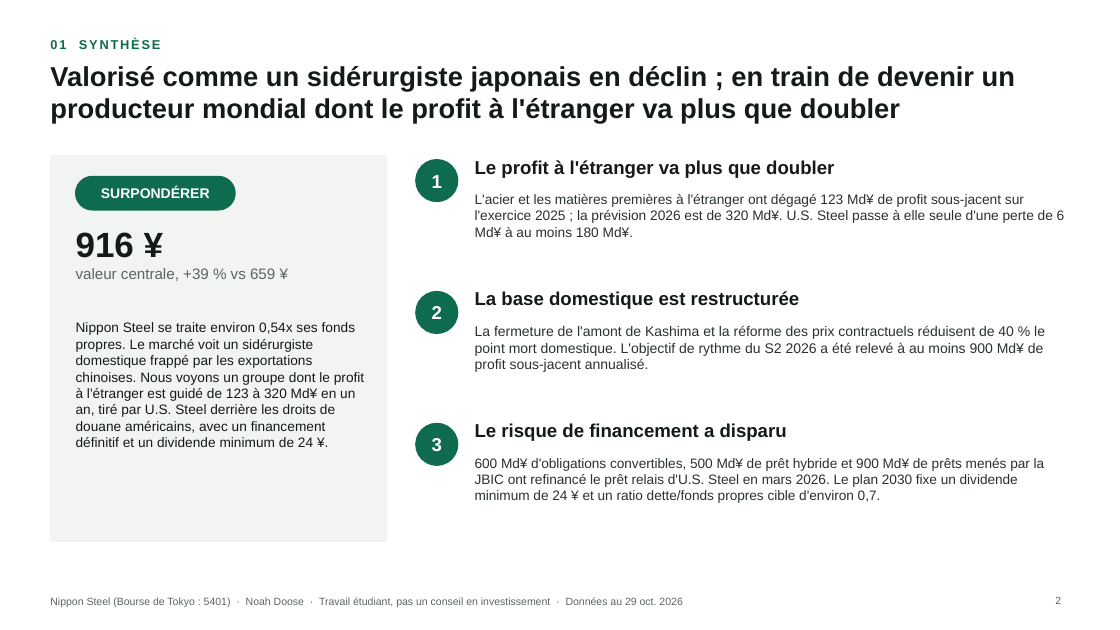
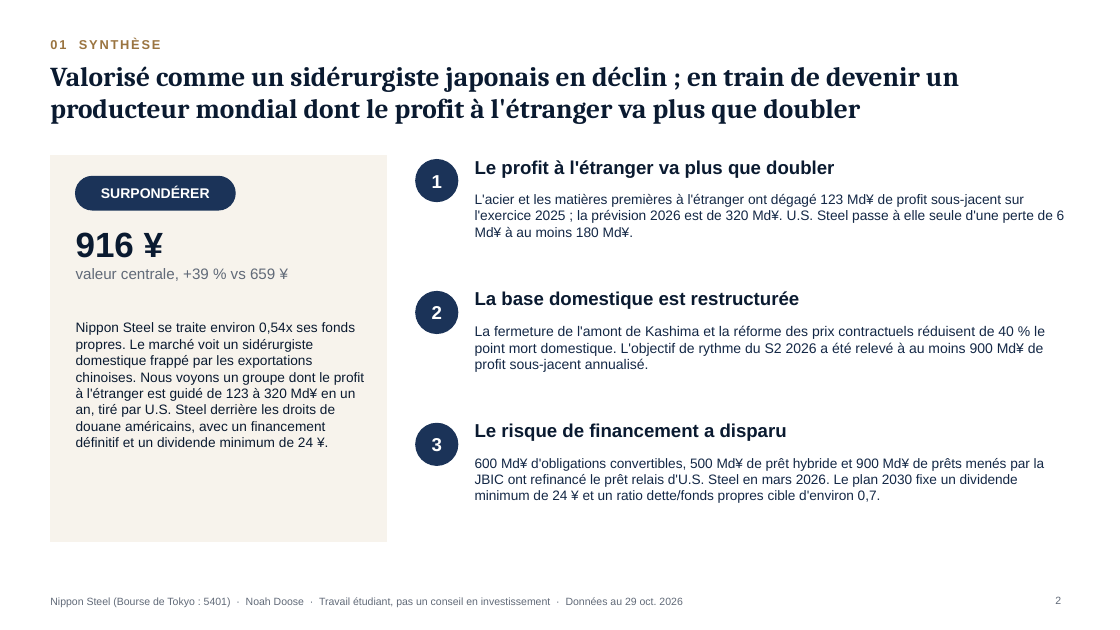
Before and after one commit to Fayzzy11/Portfolio-Project, a slide deck: slide 2 of docs/assets/pitches/5401_JP_Nippon_Steel_pitch_FR.pptx. Drawn at 1120x630 pixels with LibreOffice and Linux fonts; fonts in the diff are those of the drawing. Boxes give left, top, right and bottom in pixels: in the first picture for what was removed or moved away, otherwise in the second. Text is boxed around its words. In the diff, an @@ line names an element or a change of style, - is before the commit and + after.

```diff
--- a/docs/assets/pitches/5401_JP_Nippon_Steel_pitch_FR.pptx
+++ b/docs/assets/pitches/5401_JP_Nippon_Steel_pitch_FR.pptx
@@ text "01 SYNTHÈSE" at [50,39,161,49]: text colour #0E6B4F to #9A7440 @@
@@ title "Valorisé comme un sidérurgiste japonais ..." at [50,66,959,124]: font Arial to Cambria, text colour #141A17 to #0A1A30 @@
@@ rectangle at [50,155,386,542]: fill #F2F4F1 to #F7F3EC; outline #F2F4F1 1 pt to #F7F3EC 1 pt @@
@@ text "916 ¥" at [76,232,275,281]: text colour #141A17 to #0A1A30 in "916 ¥"; text colour #5B6660 to #616A78 in "valeur centrale, +39 % vs 659 ¥" @@
@@ text colour #141A17 to #0A1A30 in 4 elements at [76,322,364,447], [475,160,834,178], [475,291,800,309], [475,423,787,441] @@
@@ fill #0E6B4F to #1B3358; outline #0E6B4F 1 pt to #1B3358 1 pt in 4 elements at [76,176,235,210], [416,160,458,202], [416,292,458,334], [416,423,458,465] @@
@@ text colour #2A322E to #142846 in 3 elements at [475,194,1065,237], [475,325,1045,372], [475,458,1045,503] @@
@@ text "Nippon Steel (Bourse de Tokyo ..." at [50,597,682,607]: text colour #5B6660 to #616A78 @@
@@ page number at [1055,596,1061,604]: text colour #5B6660 to #616A78 @@
```
Also in this commit, not shown: 11 other slides changed, 37 other files.
